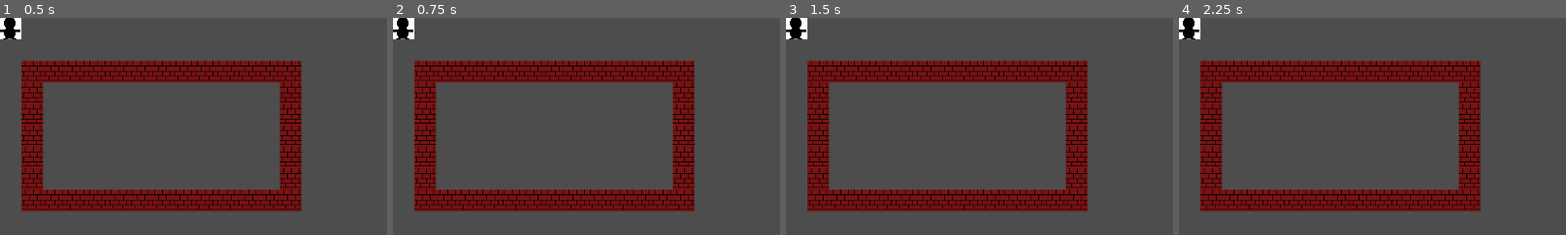
Above: before the commit, frames 1-4 (left to right).
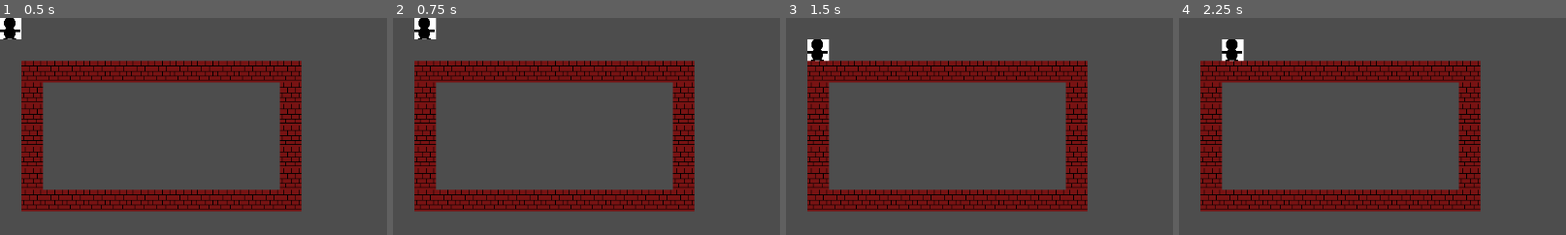
Above: after the commit, the same moments.

Repository: mjXmsdgh/game_gallery
Game: Godot game, scene res://game_scene/maze/maze.tscn
Two runs of this game, one before a commit and one after it. Both use one fixed random seed, a clock stepped at 60 frames per second and the inputs below. This scene is started directly instead of the project's main scene.
Inputs:
- Up to frame 1 (0.5 s): no input
- Up to frame 2 (0.75 s): tap Enter at 0.5 s; hold Right (ui_right) from 0.53 s (still down)
- Up to frame 3 (1.5 s): tap Space at 1.25 s; release Right (ui_right) at 1.28 s; hold Down (ui_down) from 1.28 s (still down)
- Up to frame 4 (2.25 s): tap Enter at 2 s; release Down (ui_down) at 2.03 s; hold Right (ui_right) from 2.03 s (still down)
The pictures show only the part of the screen within x 0-50%, y 0-50%; the shares and areas given below are measured in that part.

Frame 1 is identical in both runs. In frame 2, 1.1% of the frame differs, in the area x 0-12%, y 0-10%; in frame 3, 1.1%; in frame 4, 1.1%, in the area x 0-17%, y 0-21%.

Commit message:
move player

Diff:
--- a/game_scene/maze/maze.tscn
+++ b/game_scene/maze/maze.tscn
@@ -1,7 +1,11 @@
-[gd_scene load_steps=3 format=4 uid="uid://h3whre0d12n7"]
+[gd_scene load_steps=5 format=4 uid="uid://h3whre0d12n7"]
 
 [ext_resource type="TileSet" uid="uid://8wsraksi7ami" path="res://game_scene/maze/maze.tres" id="1_2a5fv"]
 [ext_resource type="Texture2D" uid="uid://cl4cin7et0obt" path="res://image/player.png" id="2_4jhjv"]
+[ext_resource type="Script" path="res://game_scene/maze/player.gd" id="2_p6toq"]
+
+[sub_resource type="RectangleShape2D" id="RectangleShape2D_56gcb"]
+size = Vector2(30.875, 31)
 
 [node name="Maze" type="Node2D"]
 
@@ -16,7 +20,12 @@
 tile_map_data = PackedByteArray("AAABAAIAAAAAAAAAAAABAAMAAAAAAAAAAAABAAQAAAAAAAAAAAABAAUAAAAAAAAAAAABAAYAAAAAAAAAAAABAA …(496 unchanged characters)…
 tile_set = ExtResource("1_2a5fv")
 
-[node name="player" type="Node2D" parent="."]
+[node name="player" type="Area2D" parent="."]
+script = ExtResource("2_p6toq")
+
+[node name="CollisionShape2D" type="CollisionShape2D" parent="player"]
+position = Vector2(16, 16)
+shape = SubResource("RectangleShape2D_56gcb")
 
 [node name="Sprite2D" type="Sprite2D" parent="player"]
 position = Vector2(16, 16)
--- /dev/null
+++ b/game_scene/maze/player.gd
@@ -0,0 +1,32 @@
+extends Area2D
+const TILE_SIZE=32
+@export var speed = TILE_SIZE
+
+
+# Called when the node enters the scene tree for the first time.
+func _ready() -> void:
+	pass # Replace with function body.
+
+
+# Called every frame. 'delta' is the elapsed time since the previous frame.
+func _process(delta: float) -> void:
+	var velocity = Vector2.ZERO # The player's movement vector.
+	if Input.is_action_just_pressed("ui_right"):
+		velocity.x += 1
+	if Input.is_action_just_pressed("ui_left"):
+		velocity.x -= 1
+	if Input.is_action_just_pressed("ui_down"):
+		velocity.y += 1
+	if Input.is_action_just_pressed("ui_up"):
+		velocity.y -= 1
+
+
+
+	#velocity = velocity.normalized() * speed
+	#position+=velocity*delta
+
+	var new_position=position+velocity*TILE_SIZE
+	new_position.x=round(new_position.x/TILE_SIZE)*TILE_SIZE
+	new_position.y=round(new_position.y/TILE_SIZE)*TILE_SIZE
+
+	position=new_position
